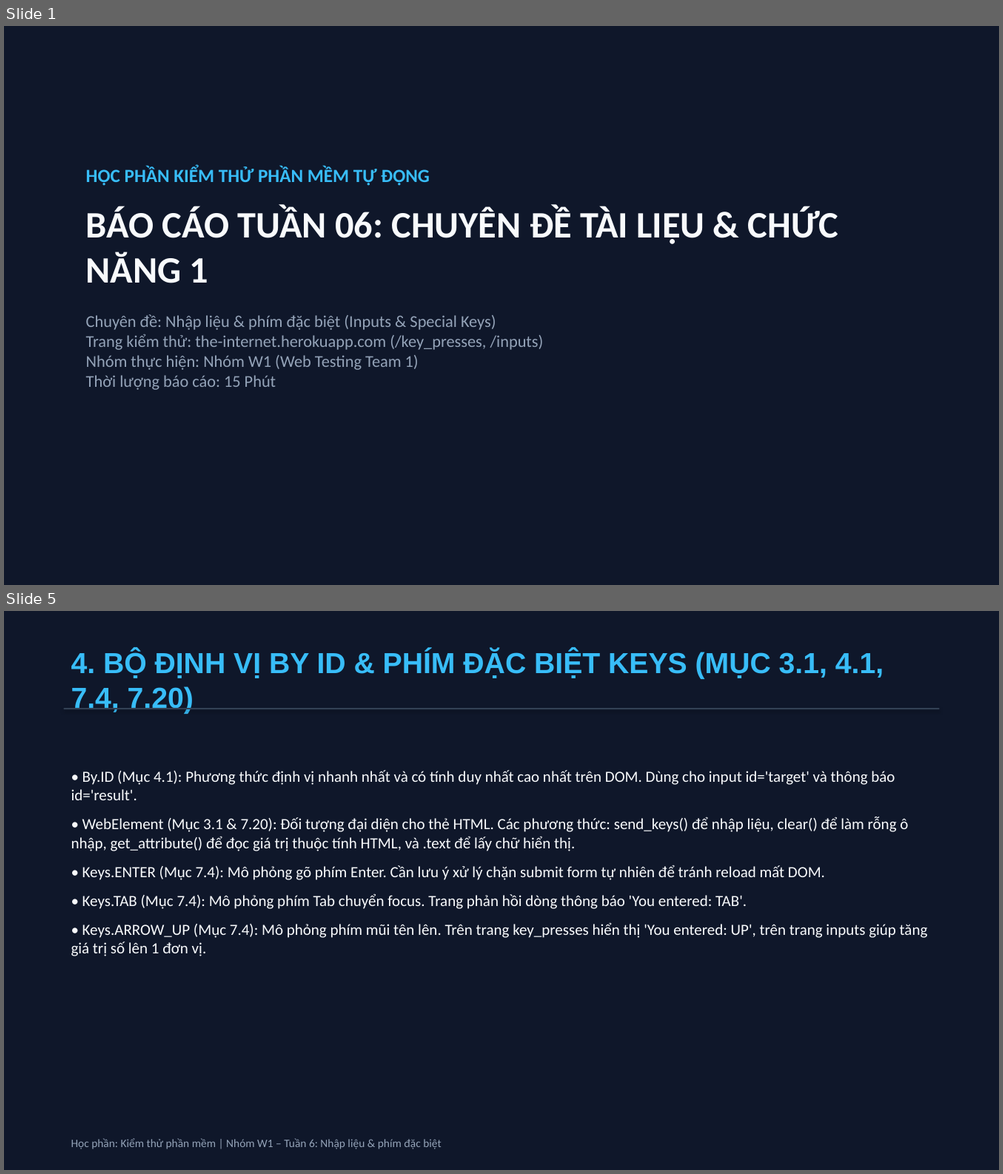
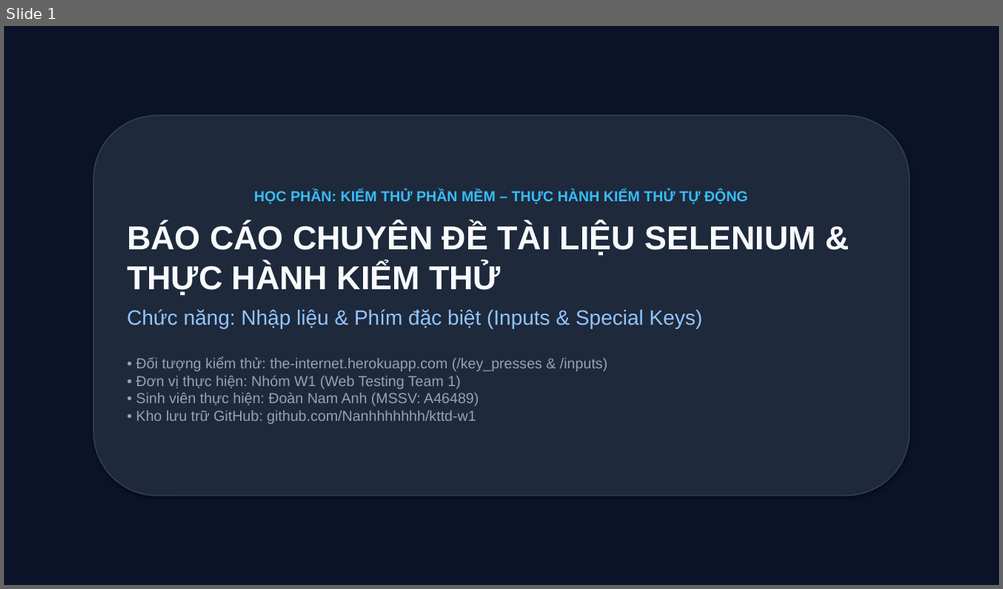
Before and after one commit to Nanhhhhhhh/kttd-w1, a slide deck: tuan-06/slide_tuan06_w1.pptx. Shown one above the other, each under a label of ours: slides 1 and 5 before the commit, slide 1 after it; the slides between them are not shown. The pictures are 1003x1174 and 1003x589 pixels, drawn with LibreOffice and Linux fonts; fonts in the diff are those of the drawing. Boxes give left, top, right and bottom in pixels: in the first picture for what was removed or moved away, otherwise in the second. Text is boxed around its words. In the diff, an @@ line names an element or a change of style, - is before the commit and + after.

Commit message:
T06: Nâng cấp bộ Slide báo cáo 18 trang chuyên sâu (PPTX & HTML)

```diff
--- a/tuan-06/slide_tuan06_w1.pptx
+++ b/tuan-06/slide_tuan06_w1.pptx
@@ slide 5 removed at [4,611,999,1170], background #FFFFFF @@
@@ rectangle removed at [4,611,999,1170] @@
@@ text removed at [71,650,883,714] @@
-4. BỘ ĐỊNH VỊ BY ID & PHÍM ĐẶC BIỆT KEYS (MỤC 3.1, 4.1, 7.4, 7.20)
@@ rectangle removed at [64,708,939,709] @@
@@ text removed at [71,770,928,957] @@
-• By.ID (Mục 4.1): Phương thức định vị nhanh nhất và có tính duy nhất cao nhất trên DOM. Dùng cho input id='target' và thông báo id='result'.
-• WebElement (Mục 3.1 & 7.20): Đối tượng đại diện cho thẻ HTML. Các phương thức: send_keys() để nhập liệu, clear() để làm rỗng ô nhập, get_attribute() để đọc giá trị thuộc tính HTML, và .text để lấy chữ hiển thị.
-• Keys.ENTER (Mục 7.4): Mô phỏng gõ phím Enter. Cần lưu ý xử lý chặn submit form tự nhiên để tránh reload mất DOM.
-• Keys.TAB (Mục 7.4): Mô phỏng phím Tab chuyển focus. Trang phản hồi dòng thông báo 'You entered: TAB'.
-• Keys.ARROW_UP (Mục 7.4): Mô phỏng phím mũi tên lên. Trên trang key_presses hiển thị 'You entered: UP', trên trang inputs giúp tăng giá trị số lên 1 đơn vị.
@@ text removed at [71,1139,441,1150] @@
-Học phần: Kiểm thử phần mềm | Nhóm W1 – Tuần 6: Nhập liệu & phím đặc biệt
@@ slide 1 changed as well @@
@@ rectangle at [4,26,999,585]: fill #0F172A to #0B1329 @@
@@ rounded rectangle "HỌC PHẦN: KIỂM THỬ PHẦN ...": place and size @@
-rounded rectangle "HỌC PHẦN: KIỂM THỬ PHẦN ..." at [86,167,838,390]
+rounded rectangle "HỌC PHẦN: KIỂM THỬ PHẦN ..." at [94,116,909,496]
@@ rounded rectangle "HỌC PHẦN: KIỂM THỬ PHẦN ..." at [94,116,909,496]: vertical alignment top to middle; fill none to #1E293B; outline none to #334155 1 pt; shadow on @@
@@ text in rounded rectangle at [127,190,815,424]: text changed; size 16 to 14 pt; font Calibri to Arial @@
-HỌC PHẦN KIỂM THỬ PHẦN MỀM TỰ ĐỘNG
-BÁO CÁO TUẦN 06: CHUYÊN ĐỀ TÀI LIỆU & CHỨC NĂNG 1
-Chuyên đề: Nhập liệu & phím đặc biệt (Inputs & Special Keys)
-Trang kiểm thử: the-internet.herokuapp.com (/key_presses, /inputs)
-Nhóm thực hiện: Nhóm W1 (Web Testing Team 1)
-Thời lượng báo cáo: 15 Phút
+HỌC PHẦN: KIỂM THỬ PHẦN MỀM – THỰC HÀNH KIỂM THỬ TỰ ĐỘNG
+BÁO CÁO CHUYÊN ĐỀ TÀI LIỆU SELENIUM & THỰC HÀNH KIỂM THỬ
+Chức năng: Nhập liệu & Phím đặc biệt (Inputs & Special Keys)
+• Đối tượng kiểm thử: the-internet.herokuapp.com (/key_presses & /inputs)
+• Đơn vị thực hiện: Nhóm W1 (Web Testing Team 1)
+• Sinh viên thực hiện: Đoàn Nam Anh (MSSV: A46489)
+• Kho lưu trữ GitHub: github.com/Nanhhhhhhh/kttd-w1
```
Also in this commit, not shown: 3 other slides changed, 14 slides added, 4 other slides removed, 3 other files.
